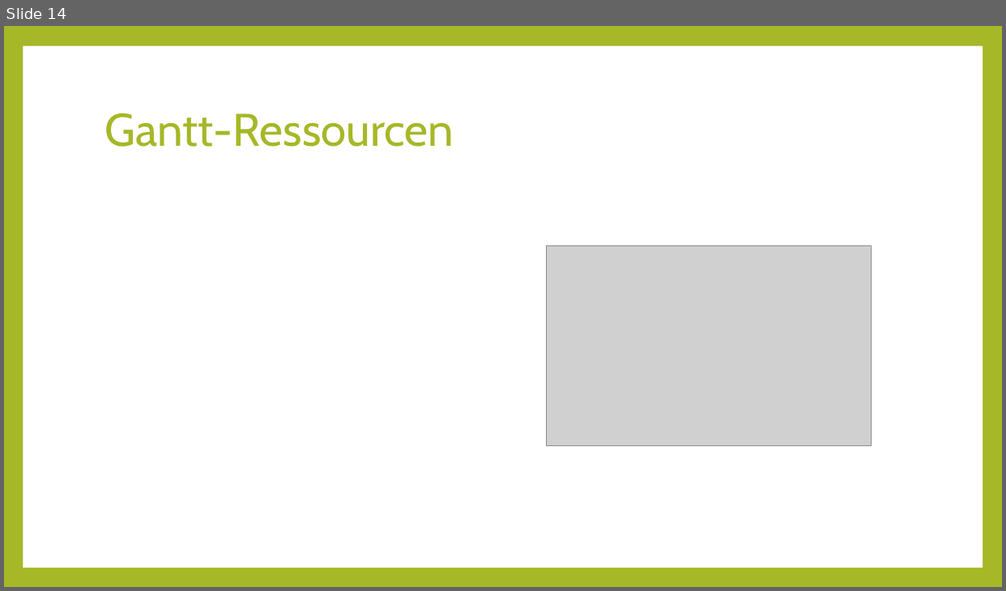
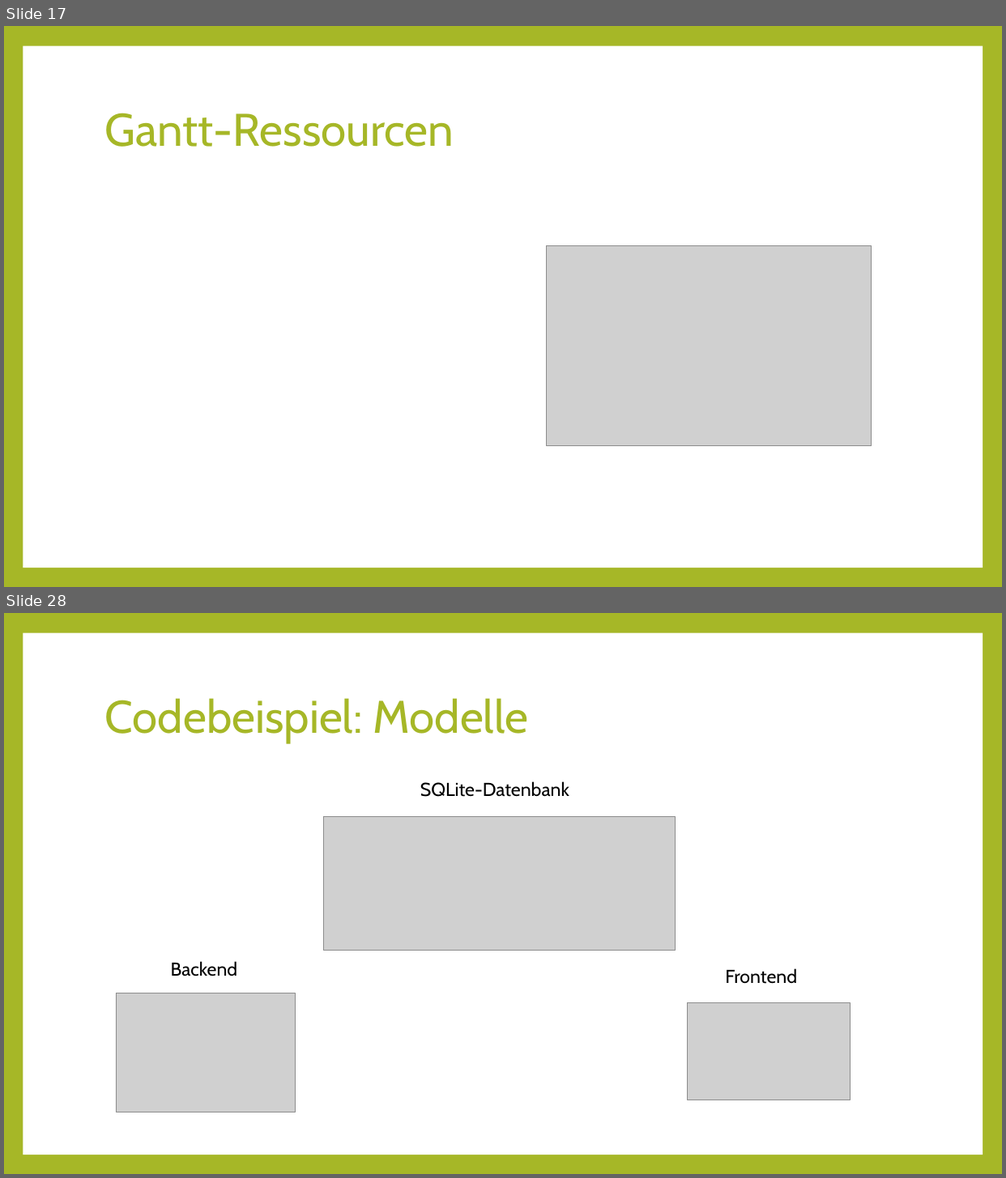
Before and after one commit to Kulu-M/KanBan-App, a slide deck: KanBan-App/Documents/Abschlusspräsentation/Projektmanagement.pptx. Shown one above the other, each under a label of ours: slide 14 before the commit, slides 17 and 28 after it; the slides between them are not shown. The pictures are 1006x591 and 1006x1178 pixels, drawn with LibreOffice and Linux fonts; fonts in the diff are those of the drawing; grey boxes stand for pictures. Boxes give left, top, right and bottom in pixels: in the first picture for what was removed or moved away, otherwise in the second. Text is boxed around its words. In the diff, an @@ line names an element or a change of style, - is before the commit and + after.

```diff
--- a/KanBan-App/Documents/Abschlusspräsentation/Projektmanagement.pptx
+++ b/KanBan-App/Documents/Abschlusspräsentation/Projektmanagement.pptx
@@ slide 28 added at (4, 613, 1002, 1174), background #A6B727; not listed: 1 template element that a slide beside it also shows @@
@@ title added at (105, 698, 528, 743), 44 pt, text #A6B727 @@
+Codebeispiel: Modelle
@@ text added at (420, 781, 569, 797), 18 pt, text #000000 @@
+SQLite-Datenbank
@@ picture added at (324, 817, 675, 951) @@
@@ text added at (171, 961, 238, 977), 18 pt, text #000000 @@
+Backend
@@ text added at (725, 969, 797, 984), 18 pt, text #000000 @@
+Frontend
@@ picture added at (117, 994, 296, 1112) @@
@@ picture added at (688, 1003, 850, 1101) @@
@@ what was slide 14 is now slide 17 @@
```
Also in this commit, not shown: 9 slides changed, 7 other slides added, 4 slides removed.
